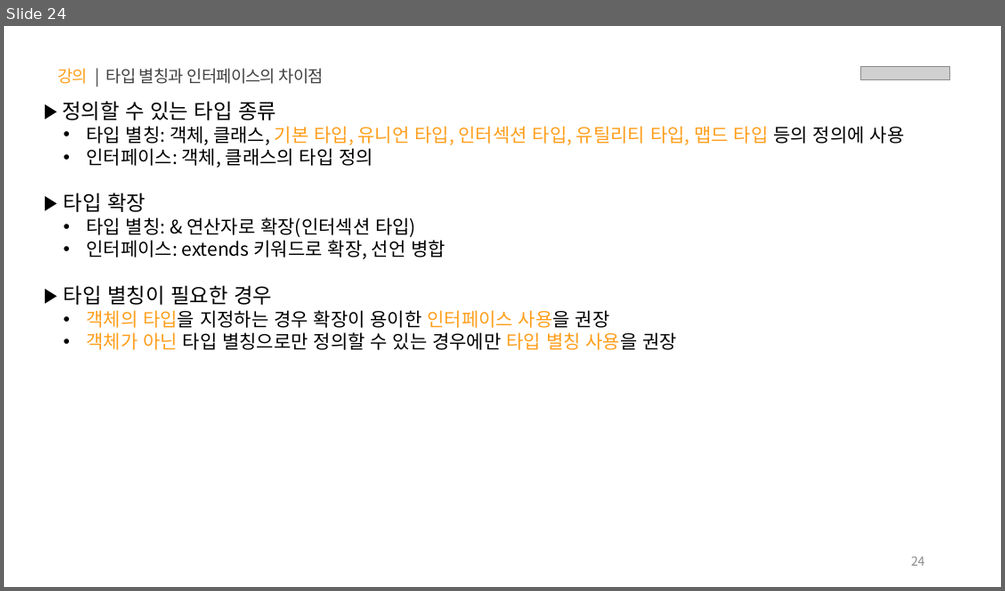
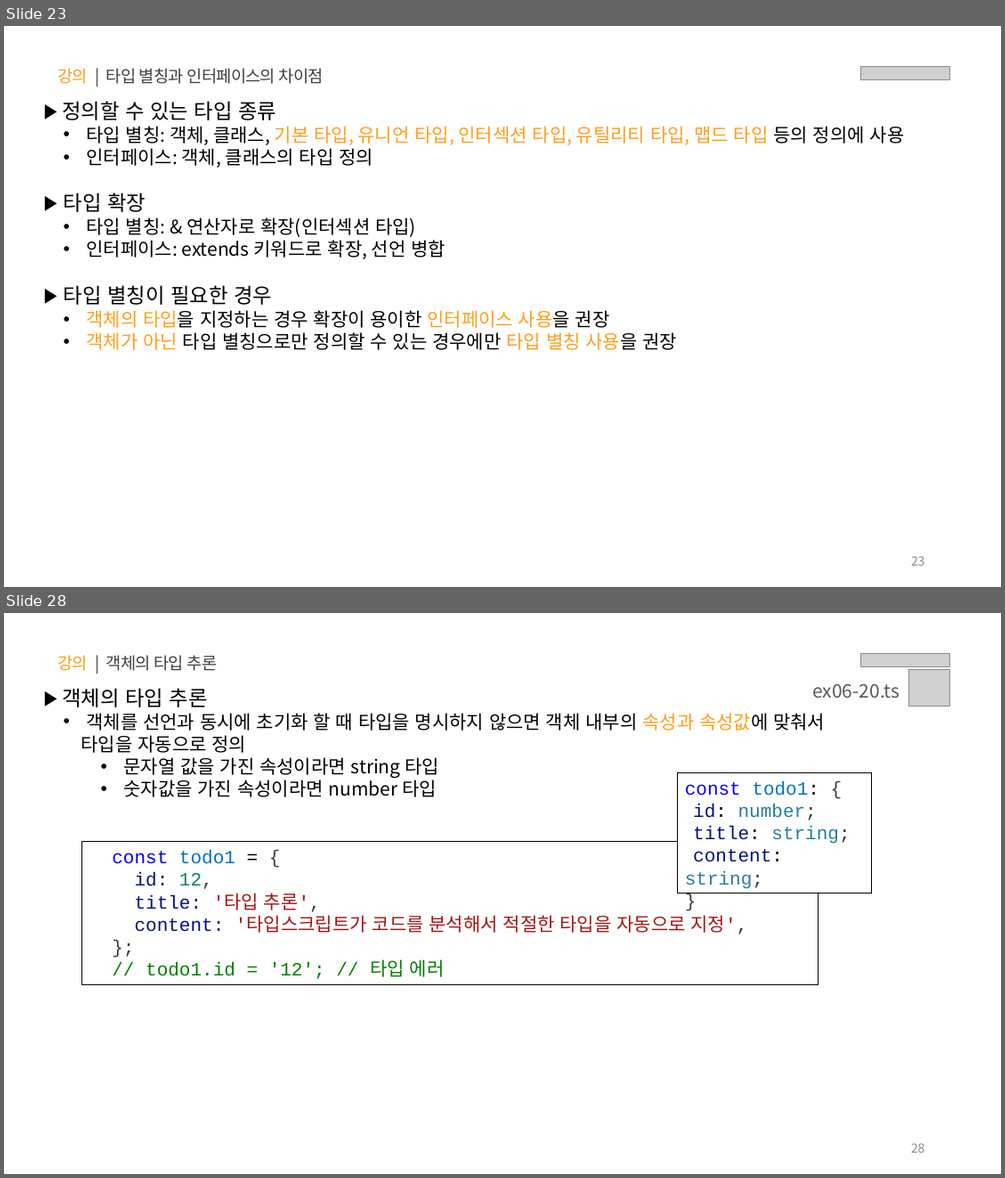
Before and after one commit to yebin-jeong/learn-js, a slide deck: PPT/06.자바스크립트 - 타입스크립트.pptx. Shown one above the other, each under a label of ours: slide 24 before the commit, slides 23 and 28 after it; the slides between them are not shown. The pictures are 1005x591 and 1005x1178 pixels, drawn with LibreOffice and Linux fonts; fonts in the diff are those of the drawing; grey boxes stand for pictures. Boxes give left, top, right and bottom in pixels: in the first picture for what was removed or moved away, otherwise in the second. Text is boxed around its words. In the diff, an @@ line names an element or a change of style, - is before the commit and + after.

```diff
--- a/PPT/06.자바스크립트 - 타입스크립트.pptx
+++ b/PPT/06.자바스크립트 - 타입스크립트.pptx
@@ slide 28 added at bbox=[4, 613, 1001, 1174], background #FFFFFF @@
@@ text added at bbox=[57, 655, 218, 671], 16 pt, text #404040 @@
+강의 | 객체의 타입 추론
@@ picture added at bbox=[861, 653, 950, 667] @@
@@ text added at bbox=[62, 688, 825, 797], 18 pt, text #000000 @@
+▶ 객체의 타입 추론
+  • 객체를 선언과 동시에 초기화 할 때 타입을 명시하지 않으면 객체 내부의 속성과 속성값에 맞춰서 타입을 자동으로 정의
+    • 문자열 값을 가진 속성이라면 string 타입
+    • 숫자값을 가진 속성이라면 number 타입
@@ text added at bbox=[812, 684, 899, 698], 18 pt, text #595959 @@
+ex06-20.ts
@@ picture added at bbox=[909, 670, 950, 706] @@
@@ rectangle added at bbox=[678, 772, 872, 893], fill #FFFFFF, outline #000000 0.75 pt, 18 pt, text #267F99 @@
+const todo1: {
+id: number;
+title: string;
+content: string;
+}
@@ rectangle added at bbox=[82, 841, 818, 985], outline #000000 0.75 pt, 18 pt, text #A31515 @@
+const todo1 = {
+id: 12,
+title: '타입 추론',
+content: '타입스크립트가 코드를 분석해서 적절한 타입을 자동으로 지정',
+};
+// todo1.id = '12'; // 타입 에러
@@ page number added at bbox=[911, 1143, 925, 1152], 12 pt, text #8C8C8C @@
+28
@@ what was slide 24 is now slide 23 @@
@@ page number at bbox=[911, 556, 925, 565]: text changed @@
-24
+23
```
Also in this commit, not shown: 20 slides changed, 2 other slides added, 1 slide removed.
